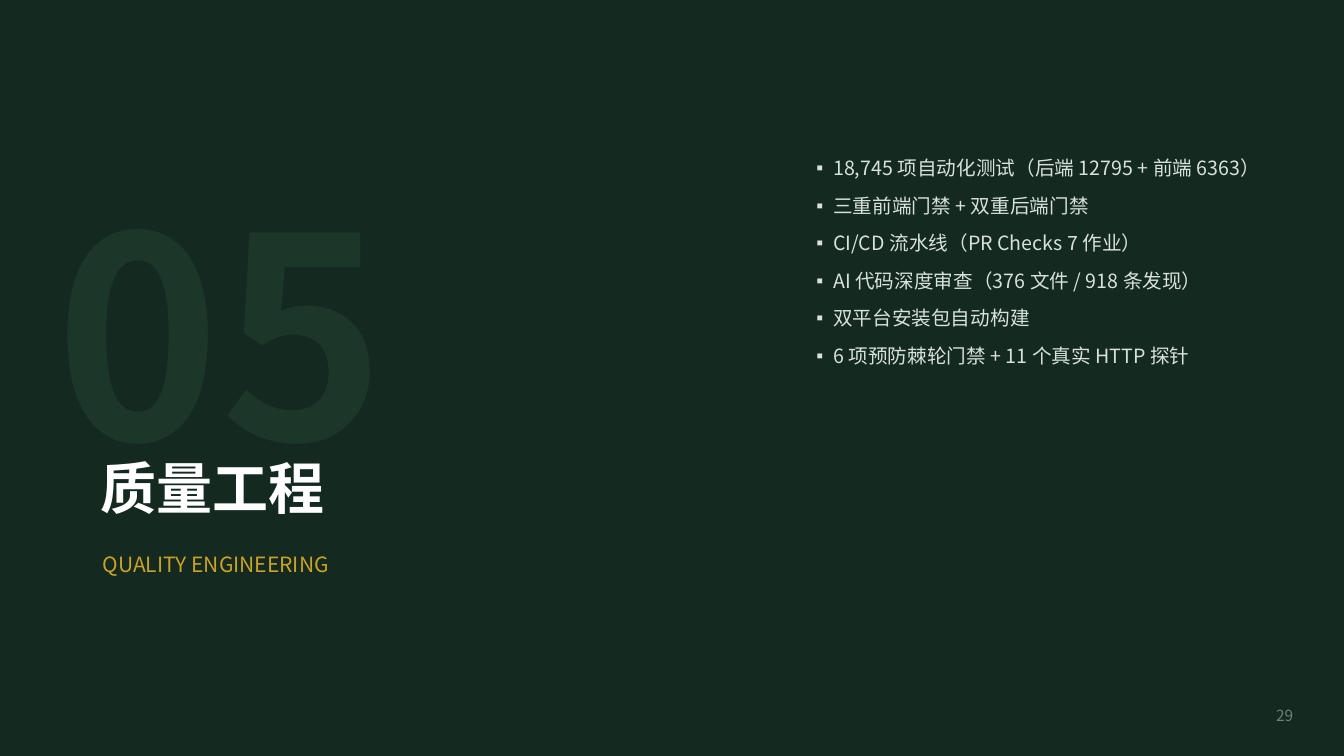
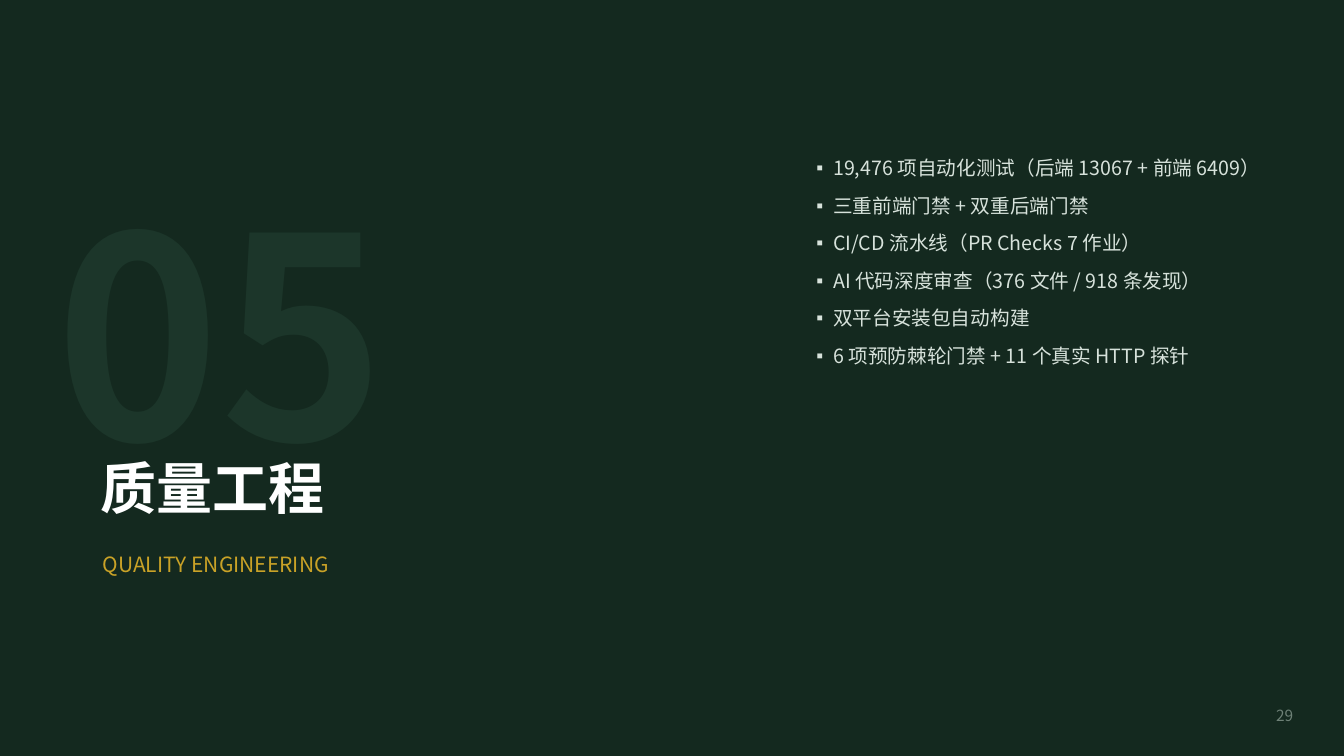
Before and after one commit to lzh745200/MRRS, a slide deck: slide 31 of docs/帮扶管理信息系统介绍.pptx. Drawn at 1344x756 pixels with LibreOffice and Linux fonts; fonts in the diff are those of the drawing. Boxes give left, top, right and bottom in pixels: in the first picture for what was removed or moved away, otherwise in the second. Text is boxed around its words. In the diff, an @@ line names an element or a change of style, - is before the commit and + after.

Commit message:
docs(release): 同步 v1.12.19 口径（后端 13,067 / 前端 6,409）与 PPT 数字
- README 质量指标与测试体系：后端 12,795→13,067（664 文件）、前端 6,363→6,409（303 文件）、
  覆盖率语句/分支 40546/9880→41503/10118、Alembic 47→50 版本、v1.12.18→v1.12.19
- CHANGELOG [1.12.19] 用例口径校正为实测值
- PPT 41 页同步：版本号 36 处、用例数、测试总数 19,476、测试文件 303、视图 132
- 收录 W18 深度探测证据（.scratch/w18-deep-probe/：数据完整性/离线运行探测脚本与结论）

```diff
--- a/docs/帮扶管理信息系统介绍.pptx
+++ b/docs/帮扶管理信息系统介绍.pptx
@@ text at [833,158,1260,179]: text changed @@
-▪ 18,745 项自动化测试（后端 12795 + 前端 6363）
+▪ 19,476 项自动化测试（后端 13067 + 前端 6409）
```
Also in this commit, not shown: 35 other slides changed, 4 other files.
